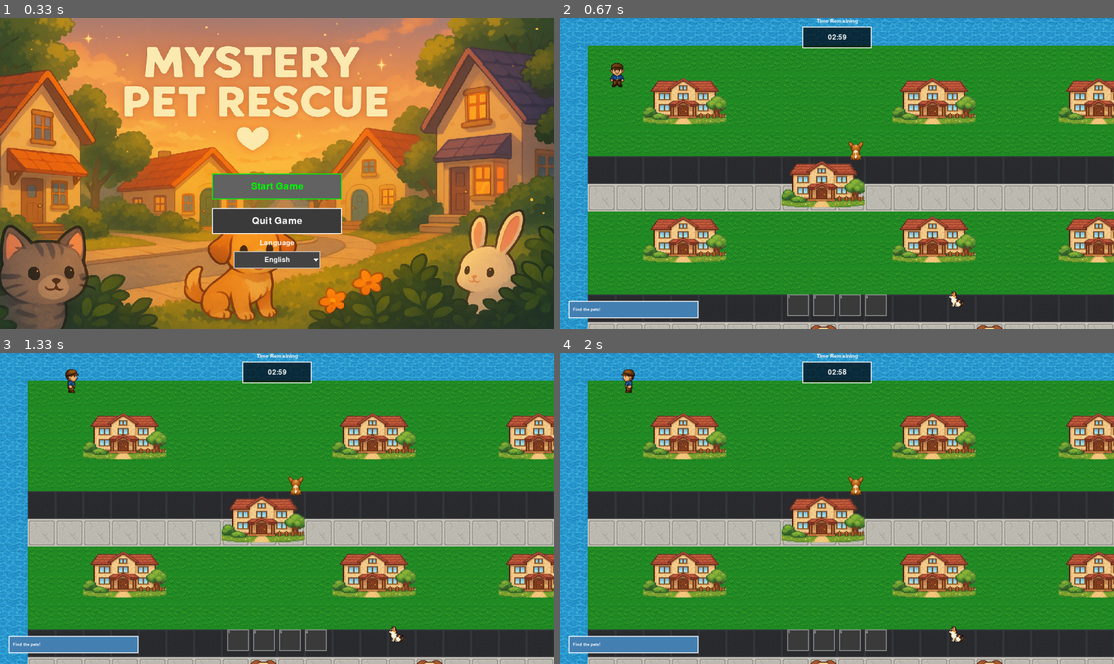
Above: before the commit, frames 1-4 (two rows, left to right).
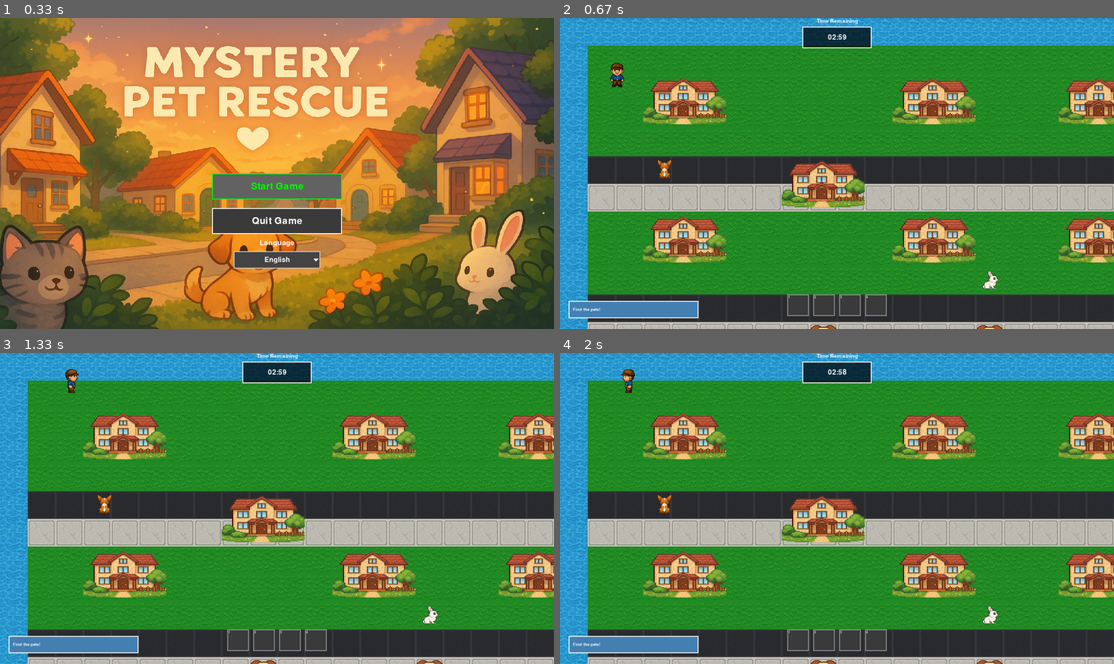
Above: after the commit, the same moments.

Repository: yuichi1000/mystery-pet-rescue
Game: pygame game, started from main.py
Same seed, same stepped clock (60 frames per second), same inputs: the game is played once before the commit and once after it.
Inputs (mouse positions are in pixels of both pictures, inside the frame that each line leads up to):
- Up to frame 1 (0.33 s): no input
- Up to frame 2 (0.67 s): click "Start Game" at 0.38 s
- Up to frame 3 (1.33 s): hold Up 0.67-1.13 s; move the mouse to (254, 520) at 0.7 s; hold Right from 1.17 s (still down)
- Up to frame 4 (2 s): release Right at 1.63 s; hold Left from 1.67 s (still down)

Frame 1 is identical in both runs. In frame 2, 0.4% of the frame differs, in the area x 17-80%, y 39-93%; in frame 3, 0.4%; in frame 4, 0.4%.

Commit message:
feat: ペット配置システムの改善とWeb版ビルド対応
- ペットが建物の上に配置される問題を修正
- 建物間のギャップを検出して適切な位置に配置
- _find_building_gaps()メソッドを追加
- _is_building_gap()メソッドを追加
- Web版ビルドファイルを更新

Changes:
- src/scenes/game.py: ペット配置ロジックを改善
- docs/mystery-pet-rescue.apk: Web版パッケージを更新

Diff:
--- a/src/scenes/game.py
+++ b/src/scenes/game.py
@@ -222,7 +222,7 @@
         return pets
 
     def _find_random_walkable_position(self, existing_positions: List[Tuple[float, float]] = None, max_attempts: int = 500) -> Optional[Tuple[float, float]]:
-        """通過可能なランダム位置を見つける（建物から適度に離れた場所）"""
+        """建物間の中央に配置する位置を見つける"""
         import random
 
         if existing_positions is None:
@@ -237,29 +237,28 @@
             map_width = 1600  # 25 * 64
             map_height = 1280  # 20 * 64
 
-        # マージンを設定（端から離す）
-        margin = 120  # 適度なマージン
         min_pet_distance = 200  # ペット同士の最小距離
 
         print(f"🔍 ペット配置場所を探索中... (マップサイズ: {map_width}x{map_height})")
 
-        # 安全な配置エリアを事前に定義
-        safe_areas = self._get_safe_placement_areas(map_width, map_height)
+        # 建物間のスペースを特定して配置
+        building_gaps = self._find_building_gaps(map_width, map_height)
 
         for attempt in range(max_attempts):
-            # 安全エリアからランダムに選択（前半）
-            if safe_areas and attempt < max_attempts // 3:  # 前1/3は安全エリアから選択
-                area = random.choice(safe_areas)
-                x = random.uniform(area['x'], area['x'] + area['width'])
-                y = random.uniform(area['y'], area['y'] + area['height'])
-            # 中間は建物チェックを緩くして選択
-            elif attempt < max_attempts * 2 // 3:
+            # 建物間のギャップから選択（優先）
+            if building_gaps and attempt < max_attempts * 2 // 3:
+                gap = random.choice(building_gaps)
+                # ギャップの中央付近に配置
+                x = gap['center_x'] + random.uniform(-gap['width']/4, gap['width']/4)
+                y = gap['center_y'] + random.uniform(-gap['height']/4, gap['height']/4)
+                # 境界チェック
+                x = max(64, min(map_width - 64, x))
+                y = max(64, min(map_height - 64, y))
+            else:
+                # フォールバック: 従来のランダム配置
+                margin = 120
                 x = random.uniform(margin, map_width - margin)
                 y = random.uniform(margin, map_height - margin)
-            else:
-                # 後半は建物チェックをさらに緩くして選択
-                x = random.uniform(margin // 2, map_width - margin // 2)
-                y = random.uniform(margin // 2, map_height - margin // 2)
 
             # 通過可能かチェック
             if not self.map_system.is_walkable(x, y):
@@ -358,6 +357,61 @@
 
         print(f"  ⚠️ フォールバック配置も失敗: {max_attempts}回試行")
         return None
+
+    def _find_building_gaps(self, map_width: int, map_height: int) -> List[dict]:
+        """建物間のギャップ（空きスペース）を特定する"""
+        gaps = []
+
+        # グリッドサイズ（建物間のスペースを検出するため）
+        grid_size = 128  # 2タイル分
+
+        print(f"🏠 建物間ギャップを検索中... (グリッドサイズ: {grid_size})")
+
+        for y in range(128, map_height - 128, grid_size):
+            for x in range(128, map_width - 128, grid_size):
+                # グリッドの中心点
+                center_x = x + grid_size // 2
+                center_y = y + grid_size // 2
+
+                # このエリアが建物間のギャップかチェック
+                if self._is_building_gap(x, y, grid_size, map_width, map_height):
+                    gaps.append({
+                        'center_x': center_x,
+                        'center_y': center_y,
+                        'width': grid_size,
+                        'height': grid_size,
+                        'x': x,
+                        'y': y
+                    })
+
+        print(f"  ✅ {len(gaps)}個の建物間ギャップを発見")
+        return gaps
+
+    def _is_building_gap(self, x: int, y: int, size: int, map_width: int, map_height: int) -> bool:
+        """指定エリアが建物間のギャップ（空きスペース）かどうかチェック"""
+        # エリア内の複数ポイントをチェック
+        test_points = [
+            (x + size//4, y + size//4),      # 左上
+            (x + 3*size//4, y + size//4),    # 右上
+            (x + size//4, y + 3*size//4),    # 左下
+            (x + 3*size//4, y + 3*size//4),  # 右下
+            (x + size//2, y + size//2),      # 中央
+        ]
+
+        walkable_count = 0
+        for test_x, test_y in test_points:
+            # 境界チェック
+            if (test_x < 0 or test_x >= map_width or
+                test_y < 0 or test_y >= map_height):
+                continue
+
+            # 通過可能で建物に重複していないかチェック
+            if (self.map_system.is_walkable(test_x, test_y) and
+                not self._is_position_blocked_by_building(test_x, test_y)):
+                walkable_count += 1
+
+        # 5点中4点以上が通過可能ならギャップとみなす
+        return walkable_count >= 4
 
     def _get_safe_placement_areas(self, map_width: int, map_height: int) -> List[dict]:
         """建物から離れた安全な配置エリアを定義"""
Not shown, changed: docs/mystery-pet-rescue.apk
